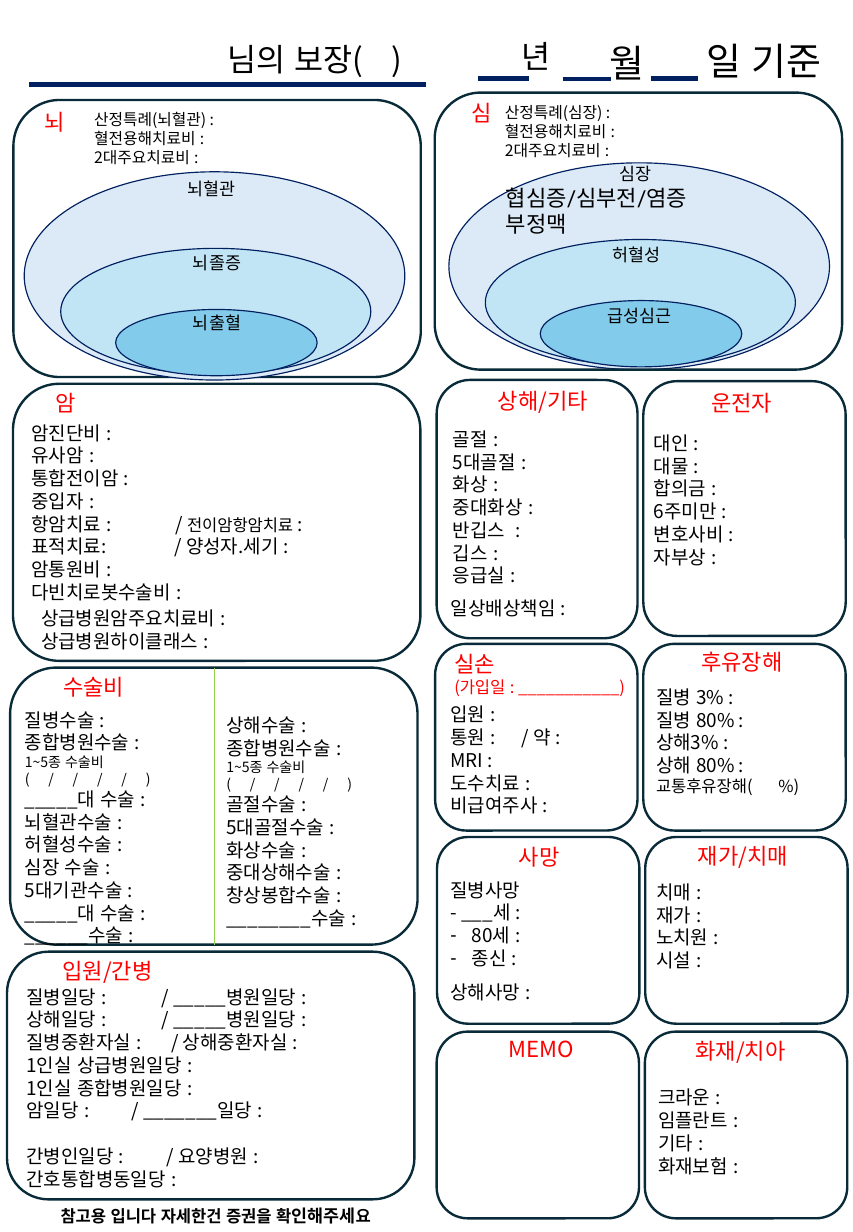
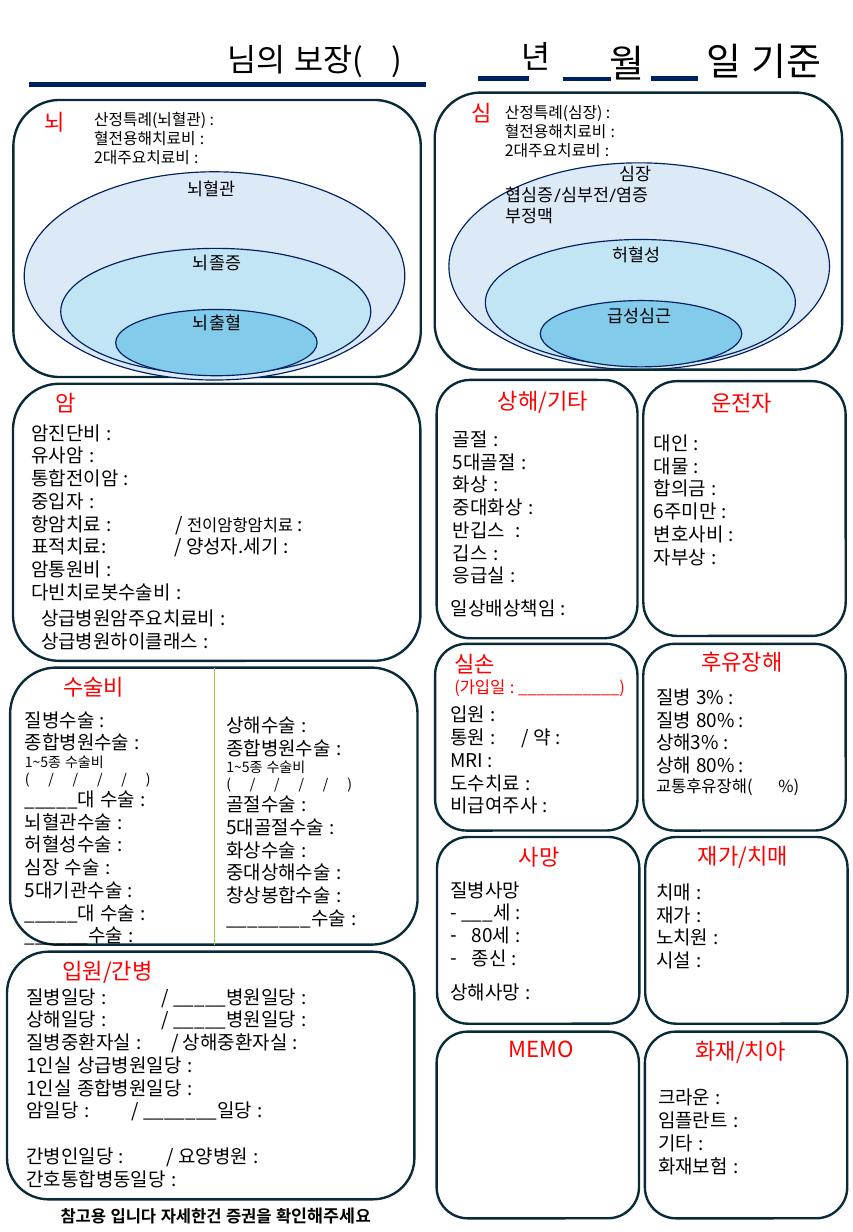
Before and after one commit to bokkile83-ui/barum-bunseok-backend, a slide deck: slide 1 of ppt_form.pptx. Drawn at 853x1232 pixels with LibreOffice and Linux fonts; fonts in the diff are those of the drawing. Boxes give left, top, right and bottom in pixels: in the first picture for what was removed or moved away, otherwise in the second. Text is boxed around its words. In the diff, an @@ line names an element or a change of style, - is before the commit and + after.

```diff
--- a/ppt_form.pptx
+++ b/ppt_form.pptx
@@ text "협심증/심부전/염증" at [506, 183, 649, 224]: size 14 to 11 pt @@
```
Also in this commit, not shown: 3 other files.
